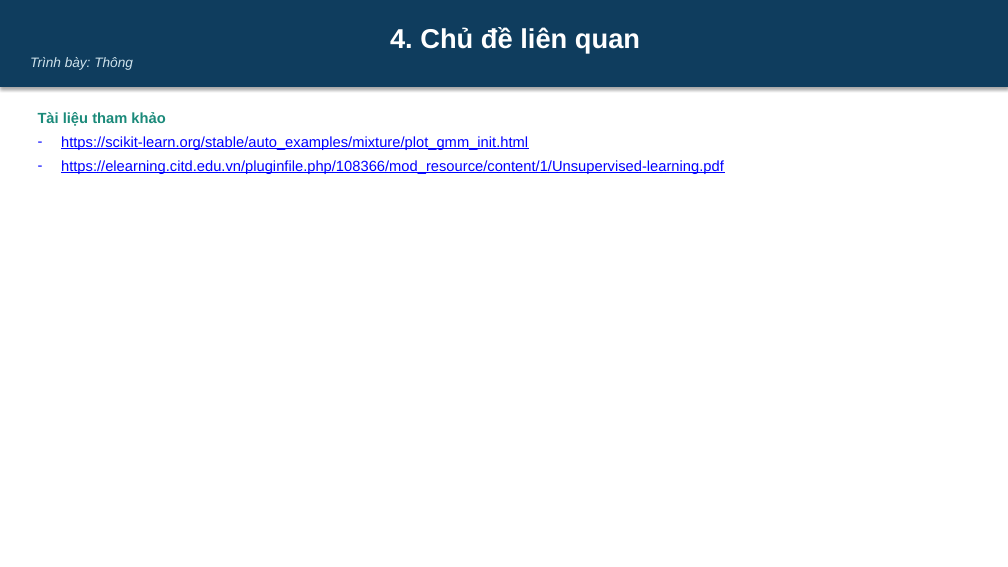
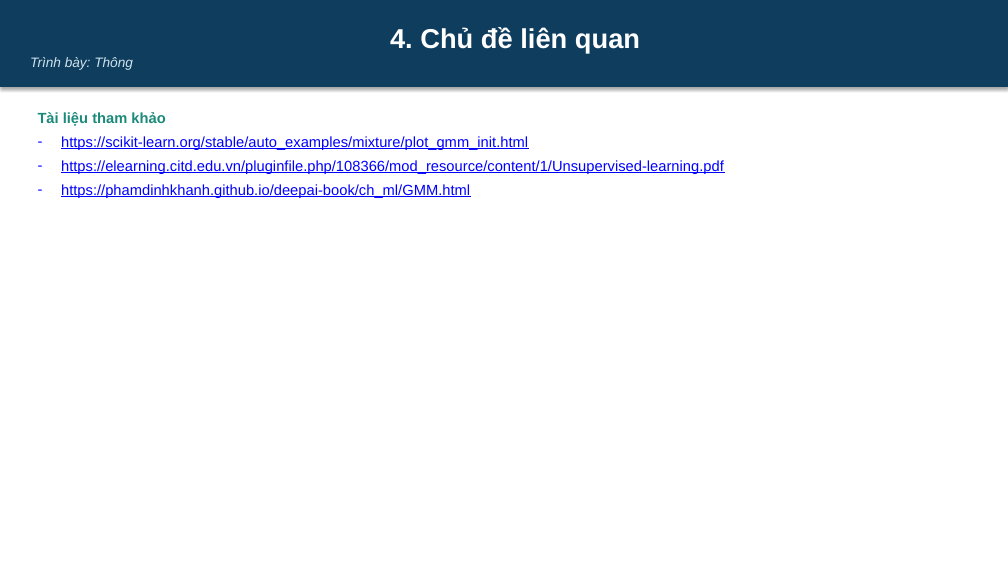
Before and after one commit to dinhdatthong1809/gaussian-mixture-model, a slide deck: slide 40 of Slide.pptx (slide 38 before the commit). Drawn at 1008x567 pixels with LibreOffice and Linux fonts; fonts in the diff are those of the drawing. Boxes give left, top, right and bottom in pixels: in the first picture for what was removed or moved away, otherwise in the second. Text is boxed around its words. In the diff, an @@ line names an element or a change of style, - is before the commit and + after.

Commit message:
go

```diff
--- a/Slide.pptx
+++ b/Slide.pptx
@@ text at (x1=61, y1=184, x2=470, y2=198): paragraph added @@
+– https://phamdinhkhanh.github.io/deepai-book/ch_ml/GMM.html
```
Also in this commit, not shown: 3 other slides changed, 2 slides added.
